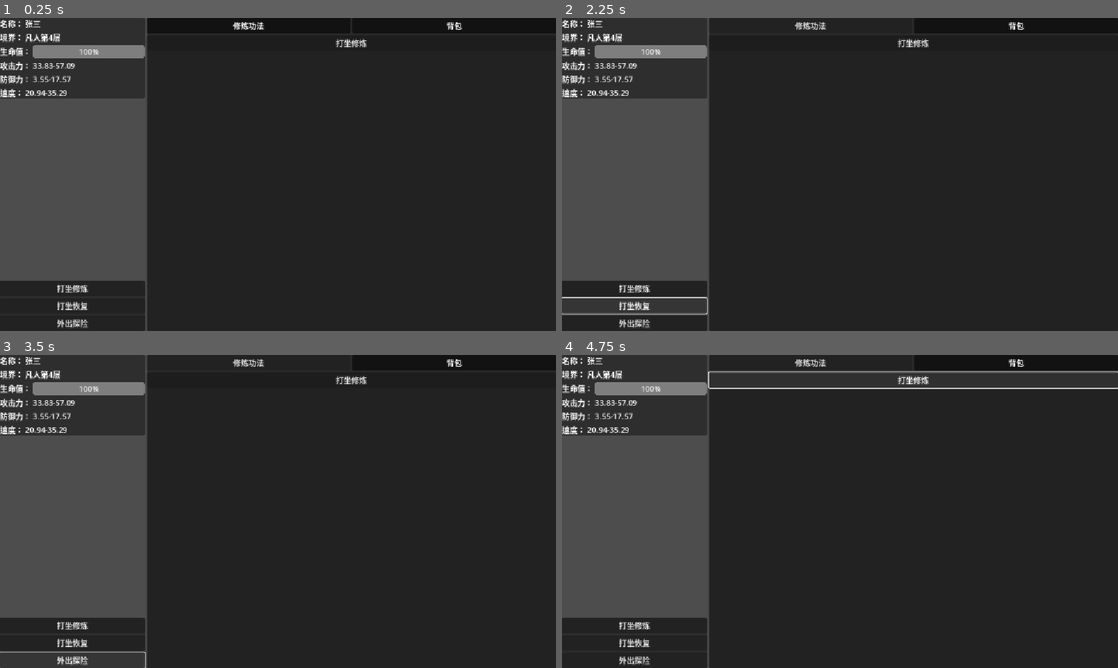
Above: before the commit, frames 1-4 (two rows, left to right).
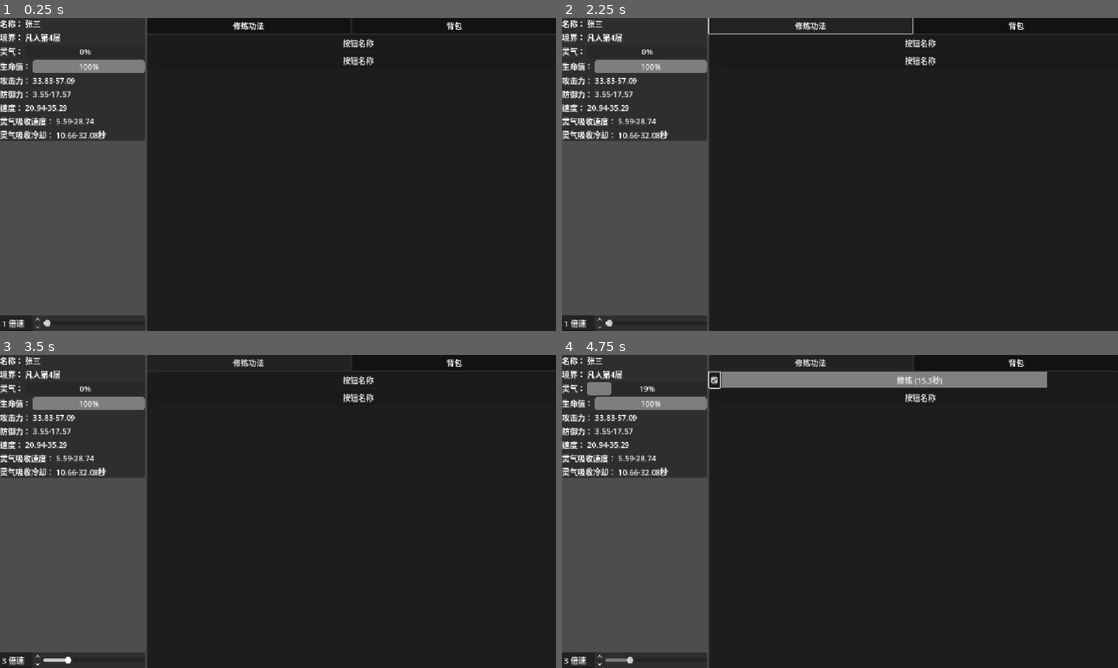
Above: after the commit, the same moments.

Repository: sevenyjl/Cultivation-Game
Game: Godot game, scene res://tscns/main.tscn
Two runs of this game, one before a commit and one after it. Both use one fixed random seed, a clock stepped at 60 frames per second and the inputs below.
Inputs (mouse positions are in pixels of both pictures, inside the frame that each line leads up to):
- Up to frame 1 (0.25 s): no input
- Up to frame 2 (2.25 s): click (634, 287) at 0.5 s, where only the run before the commit has a clickable "打坐修炼"; click "修炼功法" at 1.25 s; click (634, 305) at 2 s, where only the run before the commit has a clickable "打坐恢复"
- Up to frame 3 (3.5 s): click (72, 661) at 2.75 s, where only the run before the commit has a clickable "外出探险"
- Up to frame 4 (4.75 s): click (712, 380) at 3.52 s; click "打坐修炼" (after the commit: "修炼 (16.8秒)") at 4.25 s

The runs differ from the first frame. In frame 1, 8.7% of the frame differs, in the area x 0-68%, y 6-100%; in frame 2, 7.8%; in frame 3, 8.7%; in frame 4, 12%, in the area x 0-100%, y 5-100%.

Commit message:
feat(修炼系统): 实现修炼面板和全局倍速功能
添加修炼面板UI及功能，包含修炼按钮和冷却系统
实现全局倍速控制功能，可在1-10倍速间调整
更新修炼UI显示灵气相关属性
为修炼按钮添加自动点击功能

Diff:
--- a/cultivation-godot/entity/Base修仙者.gd
+++ b/cultivation-godot/entity/Base修仙者.gd
@@ -266,6 +266,7 @@
 
 # 吸收灵气（多余的灵气无法溢出）
 func 吸收灵气进入体内(num:float):
+	print("吸收灵气")
 	spiritual_energy.current_value += num
 	# 检查是否超过最大灵气
 	if spiritual_energy.current_value > spiritual_energy.max_value:
--- a/cultivation-godot/singletons/GameData.gd
+++ b/cultivation-godot/singletons/GameData.gd
@@ -4,6 +4,9 @@
 # 负责存储玩家数据，并提供存档和读档功能
 
 var player: BaseCultivation
+
+# 最大倍速10倍速，最小1倍速
+var 全局倍速:int=1
 
 # 存档文件路径
 var save_directory: String = "user://saves/"
--- a/cultivation-godot/tscns/修炼UI.gd
+++ b/cultivation-godot/tscns/修炼UI.gd
@@ -16,13 +16,16 @@
 @onready var attack_value = $VBoxContainer/HBoxContainer/侧边栏/修仙者信息/VBoxContainer/攻击力/value
 @onready var defense_value = $VBoxContainer/HBoxContainer/侧边栏/修仙者信息/VBoxContainer/防御力/value
 @onready var speed_value = $VBoxContainer/HBoxContainer/侧边栏/修仙者信息/VBoxContainer/速度/value
+@onready var spiritual_energy_progress = $VBoxContainer/HBoxContainer/侧边栏/修仙者信息/VBoxContainer/灵气/value
+@onready var absorption_rate_value = $VBoxContainer/HBoxContainer/侧边栏/修仙者信息/VBoxContainer/灵气吸收速度/value
+@onready var absorption_cooldown_value = $VBoxContainer/HBoxContainer/侧边栏/修仙者信息/VBoxContainer/灵气吸收冷却/value
 
 # 当前选中的Tab
 var current_tab: int = 0
 # 信号
 signal tab_changed(tab_index: int)
 
-
+var _当前选择的玩家:BaseCultivation
 func _ready():
 	var tab_button=$"VBoxContainer/HBoxContainer/主容器/VBoxContainer/Tab标签".get_children()
 	for i in tab_button.size():
@@ -31,12 +34,18 @@
 	# 初始化Tab显示
 	switch_tab(0)
 
+func _process(delta: float) -> void:
+	if _当前选择的玩家:
+		update_cultivator_info(_当前选择的玩家)
+	pass
+
 func _初始化玩家信息():
-	update_cultivator_info(GameData.player)
+	_当前选择的玩家=GameData.player
 	pass
 
 func 初始化():
 	_初始化玩家信息()
+	$"VBoxContainer/HBoxContainer/主容器/VBoxContainer/Tab容器/修炼内容".初始化()
 	pass
 
 # 切换Tab
@@ -63,12 +72,18 @@
 	realm_value.text = cultivator.get_full_realm_name()
 
 	# 更新生命值进度条
-	hp_progress.value = (float(cultivator.hp_stats.get_current_value()) / float(cultivator.hp_stats.max_value)) * 100.0
+	hp_progress.value = cultivator.hp_stats.get_current_value()
 
 	# 更新属性范围显示（RandomValue类型，显示min_value-max_value范围）
 	attack_value.text = str(cultivator.attack_stats.min_value) + "-" + str(cultivator.attack_stats.max_value)
 	defense_value.text = str(cultivator.defense_stats.min_value) + "-" + str(cultivator.defense_stats.max_value)
 	speed_value.text = str(cultivator.speed_stats.min_value) + "-" + str(cultivator.speed_stats.max_value)
 
-func _on_打坐修炼_pressed() -> void:
-	pass # Replace with function body.
+	# 更新灵气进度条
+	spiritual_energy_progress.value = cultivator.spiritual_energy.get_current_value()
+
+	# 更新灵气吸收速度
+	absorption_rate_value.text = str(cultivator.absorption_rate.min_value) + "-" + str(cultivator.absorption_rate.max_value)
+
+	# 更新灵气吸收冷却时间
+	absorption_cooldown_value.text = str(cultivator.absorption_cooldown.min_value) + "-" + str(cultivator.absorption_cooldown.max_value) + "秒"
--- a/cultivation-godot/tscns/修炼UI.tscn
+++ b/cultivation-godot/tscns/修炼UI.tscn
@@ -1,6 +1,8 @@
-[gd_scene load_steps=3 format=3 uid="uid://cuy6w40kc1t83"]
+[gd_scene load_steps=5 format=3 uid="uid://cuy6w40kc1t83"]
 
 [ext_resource type="Script" uid="uid://cdcwli7mja4vg" path="res://tscns/修炼UI.gd" id="1_om3im"]
+[ext_resource type="PackedScene" uid="uid://c25dgi5fjgy8a" path="res://tscns/全局倍速.tscn" id="2_c2lfu"]
+[ext_resource type="PackedScene" uid="uid://b7rxrpg6ouh75" path="res://tscns/修炼面板.tscn" id="2_tiv2u"]
 
 [sub_resource type="StyleBoxEmpty" id="StyleBoxEmpty_hgdpn"]
 
@@ -57,6 +59,17 @@
 layout_mode = 2
 text = "练气期一层"
 
+[node name="灵气" type="HBoxContainer" parent="VBoxContainer/HBoxContainer/侧边栏/修仙者信息/VBoxContainer"]
+layout_mode = 2
+
+[node name="Label" type="Label" parent="VBoxContainer/HBoxContainer/侧边栏/修仙者信息/VBoxContainer/灵气"]
+layout_mode = 2
+text = "灵气："
+
+[node name="value" type="ProgressBar" parent="VBoxContainer/HBoxContainer/侧边栏/修仙者信息/VBoxContainer/灵气"]
+layout_mode = 2
+size_flags_horizontal = 3
+
 [node name="生命值" type="HBoxContainer" parent="VBoxContainer/HBoxContainer/侧边栏/修仙者信息/VBoxContainer"]
 layout_mode = 2
 
@@ -101,6 +114,28 @@
 layout_mode = 2
 text = "10-15"
 
+[node name="灵气吸收速度" type="HBoxContainer" parent="VBoxContainer/HBoxContainer/侧边栏/修仙者信息/VBoxContainer"]
+layout_mode = 2
+
+[node name="Label" type="Label" parent="VBoxContainer/HBoxContainer/侧边栏/修仙者信息/VBoxContainer/灵气吸收速度"]
+layout_mode = 2
+text = "灵气吸收速度："
+
+[node name="value" type="Label" parent="VBoxContainer/HBoxContainer/侧边栏/修仙者信息/VBoxContainer/灵气吸收速度"]
+layout_mode = 2
+text = "5-15"
+
+[node name="灵气吸收冷却" type="HBoxContainer" parent="VBoxContainer/HBoxContainer/侧边栏/修仙者信息/VBoxContainer"]
+layout_mode = 2
+
+[node name="Label" type="Label" parent="VBoxContainer/HBoxContainer/侧边栏/修仙者信息/VBoxContainer/灵气吸收冷却"]
+layout_mode = 2
+text = "灵气吸收冷却："
+
+[node name="value" type="Label" parent="VBoxContainer/HBoxContainer/侧边栏/修仙者信息/VBoxContainer/灵气吸收冷却"]
+layout_mode = 2
+text = "10.0-30.0秒"
+
 [node name="空" type="PanelContainer" parent="VBoxContainer/HBoxContainer/侧边栏"]
 layout_mode = 2
 size_flags_vertical = 3
@@ -112,17 +147,8 @@
 [node name="VBoxContainer" type="VBoxContainer" parent="VBoxContainer/HBoxContainer/侧边栏/操作"]
 layout_mode = 2
 
-[node name="打坐修炼" type="Button" parent="VBoxContainer/HBoxContainer/侧边栏/操作/VBoxContainer"]
+[node name="全局倍速" parent="VBoxContainer/HBoxContainer/侧边栏/操作/VBoxContainer" instance=ExtResource("2_c2lfu")]
 layout_mode = 2
-text = "打坐修炼"
-
-[node name="打坐恢复" type="Button" parent="VBoxContainer/HBoxContainer/侧边栏/操作/VBoxContainer"]
-layout_mode = 2
-text = "打坐恢复"
-
-[node name="外出探险" type="Button" parent="VBoxContainer/HBoxContainer/侧边栏/操作/VBoxContainer"]
-layout_mode = 2
-text = "外出探险"
 
 [node name="主容器" type="PanelContainer" parent="VBoxContainer/HBoxContainer"]
 layout_mode = 2
@@ -154,13 +180,8 @@
 layout_mode = 2
 size_flags_vertical = 3
 
-[node name="修炼内容" type="VBoxContainer" parent="VBoxContainer/HBoxContainer/主容器/VBoxContainer/Tab容器"]
+[node name="修炼内容" parent="VBoxContainer/HBoxContainer/主容器/VBoxContainer/Tab容器" instance=ExtResource("2_tiv2u")]
 layout_mode = 2
-size_flags_vertical = 3
-
-[node name="打坐修炼" type="Button" parent="VBoxContainer/HBoxContainer/主容器/VBoxContainer/Tab容器/修炼内容"]
-layout_mode = 2
-text = "打坐修炼"
 
 [node name="背包" type="PanelContainer" parent="VBoxContainer/HBoxContainer/主容器/VBoxContainer/Tab容器"]
 layout_mode = 2
@@ -168,5 +189,3 @@
 [node name="Label" type="Label" parent="VBoxContainer/HBoxContainer/主容器/VBoxContainer/Tab容器/背包"]
 layout_mode = 2
 text = "背包"
-
-[connection signal="pressed" from="VBoxContainer/HBoxContainer/主容器/VBoxContainer/Tab容器/修炼内容/打坐修炼" to="." method="_on_打坐修炼_pressed"]
--- /dev/null
+++ b/cultivation-godot/tscns/修炼面板.gd
@@ -0,0 +1,13 @@
+extends PanelContainer
+
+func 初始化() -> void:
+	%"修炼".点击按钮.connect(func():
+		_冷却完成(%"修炼",GameData.player.absorption_cooldown)
+		var 灵气吸收量=GameData.player.absorption_rate.get_current_value()
+		GameData.player.吸收灵气进入体内(灵气吸收量)
+	)
+
+func _冷却完成(comp:AutoClickButton,属性:GrowthBase):
+	var 冷却时间 = 属性.get_current_value()
+	print("冷却时间:",冷却时间)
+	comp.冷却时间=冷却时间
--- /dev/null
+++ b/cultivation-godot/tscns/修炼面板.tscn
@@ -0,0 +1,23 @@
+[gd_scene load_steps=3 format=3 uid="uid://b7rxrpg6ouh75"]
+
+[ext_resource type="PackedScene" uid="uid://d0tli8lfobiys" path="res://tscns/自动button.tscn" id="1_85qb5"]
+[ext_resource type="Script" uid="uid://b7tvembe0akwk" path="res://tscns/修炼面板.gd" id="1_fb52a"]
+
+[node name="修炼内容" type="PanelContainer"]
+offset_right = 100.0
+offset_bottom = 31.0
+size_flags_vertical = 3
+script = ExtResource("1_fb52a")
+
+[node name="VBoxContainer" type="VBoxContainer" parent="."]
+layout_mode = 2
+
+[node name="修炼" parent="VBoxContainer" instance=ExtResource("1_85qb5")]
+unique_name_in_owner = true
+layout_mode = 2
+button_text = "修炼"
+
+[node name="突破" parent="VBoxContainer" instance=ExtResource("1_85qb5")]
+unique_name_in_owner = true
+layout_mode = 2
+button_text = "突破"
--- /dev/null
+++ b/cultivation-godot/tscns/全局倍速.gd
@@ -0,0 +1,17 @@
+extends HBoxContainer
+
+func _process(delta: float) -> void:
+	if GameData:
+		$SpinBox.value=GameData.全局倍速
+		$HSlider.value=GameData.全局倍速
+	pass
+
+
+func _on_spin_box_value_changed(value: float) -> void:
+	GameData.全局倍速=value
+	pass # Replace with function body.
+
+
+func _on_h_slider_value_changed(value: float) -> void:
+	GameData.全局倍速=value
+	pass # Replace with function body.
--- /dev/null
+++ b/cultivation-godot/tscns/全局倍速.tscn
@@ -0,0 +1,24 @@
+[gd_scene load_steps=2 format=3 uid="uid://c25dgi5fjgy8a"]
+
+[ext_resource type="Script" uid="uid://5agumg72irnn" path="res://tscns/全局倍速.gd" id="1_1mjpr"]
+
+[node name="全局倍速" type="HBoxContainer"]
+script = ExtResource("1_1mjpr")
+
+[node name="SpinBox" type="SpinBox" parent="."]
+layout_mode = 2
+min_value = 1.0
+max_value = 10.0
+value = 1.0
+suffix = "倍速"
+
+[node name="HSlider" type="HSlider" parent="."]
+layout_mode = 2
+size_flags_horizontal = 3
+size_flags_vertical = 1
+min_value = 1.0
+max_value = 10.0
+value = 1.0
+
+[connection signal="value_changed" from="SpinBox" to="." method="_on_spin_box_value_changed"]
+[connection signal="value_changed" from="HSlider" to="." method="_on_h_slider_value_changed"]
--- /dev/null
+++ b/cultivation-godot/tscns/自动button.gd
@@ -0,0 +1,70 @@
+extends PanelContainer
+class_name AutoClickButton
+
+@onready var 进度条背景=%"进度条背景"
+@onready var checkBox:CheckBox= %CheckBox
+@onready var 按钮:Button = %"Button"
+@export var button_text:String="按钮名称"
+@export var 冷却时间:float=0.1
+# 冷却相关变量
+var 当前冷却:float=0  # 当前剩余冷却时间（秒）
+
+signal 点击按钮
+
+# 预览效果
+func _notification(what: int) -> void:
+	if what==NOTIFICATION_EDITOR_POST_SAVE :
+		按钮.text=button_text
+	pass
+
+func _ready() -> void:
+	pass
+
+func _process(delta: float) -> void:
+	# 更新冷却时间
+	if 当前冷却 > 0:
+		当前冷却 -= delta*GameData.全局倍速
+
+		# 更新进度条
+		if 当前冷却 > 0:
+			# 计算剩余时间比例
+			var 剩余比例 = 当前冷却 / 冷却时间
+
+			# 为了实现从右到左的效果，我们需要调整大小
+			# 当剩余比例减少时，进度条从右向左收缩
+			进度条背景.size.x = 按钮.size.x * 剩余比例
+
+			# 更新按钮文本
+			按钮.text = button_text+" (%.1f秒)" % 当前冷却
+		else:
+			# 如果 checkBox 勾选了 则进行点击按钮
+			if checkBox.is_pressed():
+				_on_打坐修炼_pressed()
+			else:
+				重置按钮()
+
+# 重置按钮状态
+func 重置按钮() -> void:
+	按钮.disabled = false
+	进度条背景.visible=false
+	按钮.text = button_text
+	当前冷却 = 0
+
+# 开始按钮冷却
+func 开始冷却() -> void:
+	当前冷却 = 冷却时间
+	进度条背景.size = 按钮.size  # 重置进度条宽度为按钮宽度
+	进度条背景.visible=true
+	按钮.text = button_text+" (%.1f秒)" % 当前冷却
+
+func _on_check_box_pressed() -> void:
+	if 当前冷却>0:
+		return
+	开始冷却()
+	pass # 暂时保留，等待用户的第二个功能要求
+
+func _on_打坐修炼_pressed() -> void:
+	if 当前冷却>0:
+		return
+	点击按钮.emit()
+	开始冷却()
--- /dev/null
+++ b/cultivation-godot/tscns/自动button.tscn
@@ -0,0 +1,35 @@
+[gd_scene load_steps=2 format=3 uid="uid://d0tli8lfobiys"]
+
+[ext_resource type="Script" uid="uid://clfk6ors107cv" path="res://tscns/自动button.gd" id="1_ilgqp"]
+
+[node name="自动Button" type="PanelContainer"]
+offset_right = 168.0
+offset_bottom = 31.0
+script = ExtResource("1_ilgqp")
+
+[node name="HBoxContainer" type="HBoxContainer" parent="."]
+layout_mode = 2
+
+[node name="CheckBox" type="CheckBox" parent="HBoxContainer"]
+unique_name_in_owner = true
+layout_mode = 2
+
+[node name="Button" type="Button" parent="HBoxContainer"]
+unique_name_in_owner = true
+layout_mode = 2
+size_flags_horizontal = 3
+text = "按钮名称"
+
+[node name="进度条背景" type="ColorRect" parent="HBoxContainer/Button"]
+unique_name_in_owner = true
+visible = false
+layout_mode = 1
+anchors_preset = 15
+anchor_right = 1.0
+anchor_bottom = 1.0
+grow_horizontal = 2
+grow_vertical = 2
+color = Color(1, 1, 1, 0.44705883)
+
+[connection signal="pressed" from="HBoxContainer/CheckBox" to="." method="_on_check_box_pressed"]
+[connection signal="pressed" from="HBoxContainer/Button" to="." method="_on_打坐修炼_pressed"]
Not shown, added: cultivation-godot/tscns/修炼面板.gd.uid
Not shown, added: cultivation-godot/tscns/全局倍速.gd.uid
Not shown, added: cultivation-godot/tscns/自动button.gd.uid
